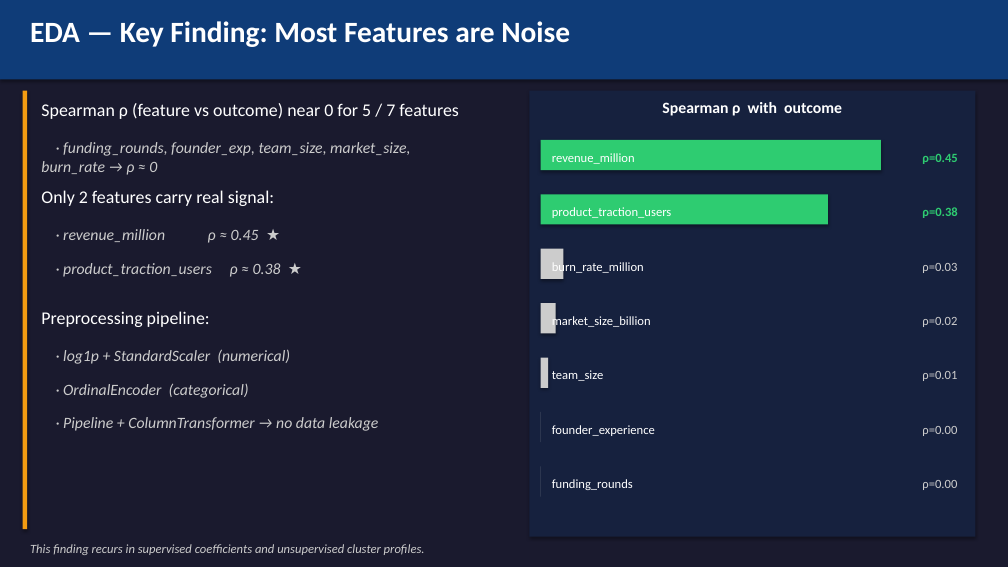
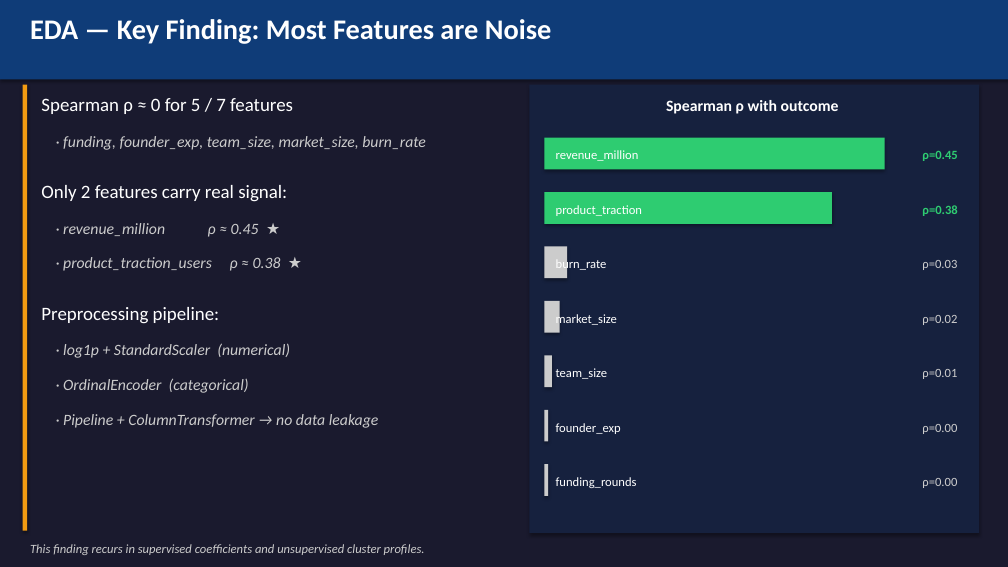
Before and after one commit to Clement-NI/Machine_learning_project_kaggle_start_up_success_data, a slide deck: slide 3 of scientificProject1/report/presentation.pptx. Drawn at 1008x567 pixels with LibreOffice and Linux fonts; fonts in the diff are those of the drawing. Boxes give left, top, right and bottom in pixels: in the first picture for what was removed or moved away, otherwise in the second. Text is boxed around its words. In the diff, an @@ line names an element or a change of style, - is before the commit and + after.

```diff
--- a/scientificProject1/report/presentation.pptx
+++ b/scientificProject1/report/presentation.pptx
@@ text "EDA — Key Finding: Most ..." at [30, 19, 551, 44]: size 28 to 27 pt @@
@@ rectangle: place and size @@
-rectangle at [23, 91, 27, 529]
+rectangle at [23, 85, 27, 531]
@@ rectangle: place and size @@
-rectangle at [529, 91, 975, 537]
+rectangle at [529, 85, 979, 533]
@@ text at [41, 98, 293, 114]: text changed; size 17 to 18 pt @@
-Spearman ρ (feature vs outcome) near 0 for 5 / 7 features
+Spearman ρ ≈ 0 for 5 / 7 features
@@ text at [63, 136, 426, 150]: text changed @@
-· funding_rounds, founder_exp, team_size, market_size, burn_rate → ρ ≈ 0
+· funding, founder_exp, team_size, market_size, burn_rate
@@ text "Only 2 features carry real ..." at [41, 185, 287, 202]: size 17 to 18 pt @@
@@ text at [556, 205, 642, 216]: text changed @@
-product_traction_users
+product_traction
@@ 4 texts: place and size @@
-4 texts at [63, 102, 842, 398]
+4 texts at [63, 100, 839, 393]
@@ text "· product_traction_users ρ ≈ 0.38 ...": place and size @@
-text "· product_traction_users ρ ≈ 0.38 ..." at [63, 263, 281, 277]
+text "· product_traction_users ρ ≈ 0.38 ..." at [63, 257, 281, 271]
@@ text at [556, 258, 607, 272]: text changed @@
-burn_rate_million
+burn_rate
@@ text "Preprocessing pipeline:" at [41, 307, 220, 324]: size 17 to 18 pt @@
@@ 4 rectangles, 1 text: place and size @@
-4 rectangles, 1 text at [541, 140, 881, 333]
+4 rectangles, 1 text at [544, 138, 885, 333]
@@ text at [556, 312, 617, 326]: text changed @@
-market_size_billion
+market_size
@@ 2 texts, 1 rectangle: place and size @@
-2 texts, 1 rectangle at [541, 358, 633, 490]
+2 texts, 1 rectangle at [544, 355, 637, 488]
@@ rectangle: place and size @@
-rectangle at [541, 412, 541, 442]
+rectangle at [544, 410, 548, 442]
@@ text at [556, 423, 621, 434]: text changed @@
-founder_experience
+founder_exp
@@ rectangle: place and size @@
-rectangle at [541, 467, 541, 497]
+rectangle at [544, 464, 548, 496]
```
Also in this commit, not shown: 9 other slides changed, 3 slides added, 1 slide removed.
